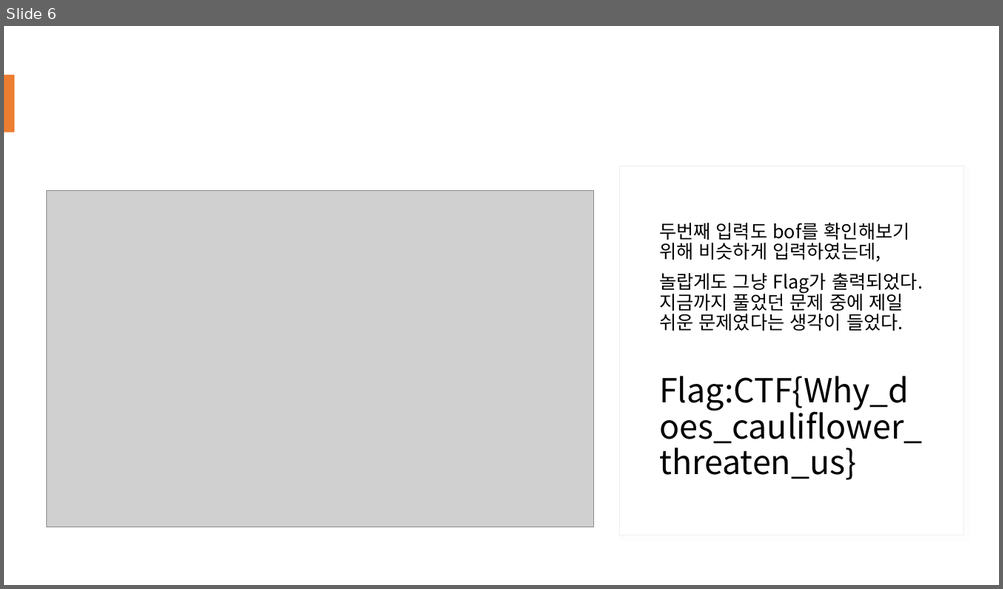
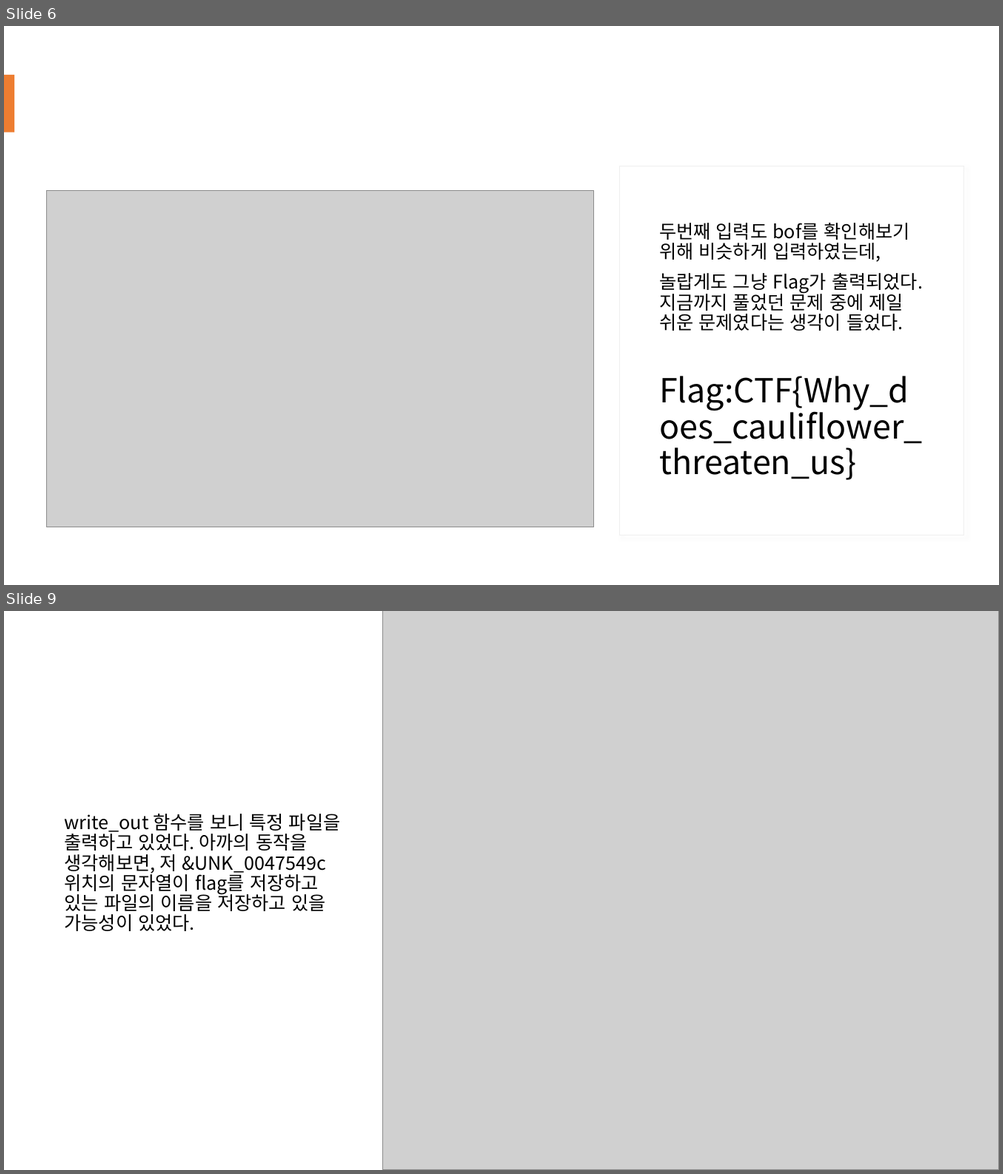
Before and after one commit to WinterMute1000/MyArchive, a slide deck: Google CTF for beginner 2019/Stop GAN.pptx. Shown one above the other, each under a label of ours: slide 6 before the commit, slides 6 and 9 after it; the slides between them are not shown. The pictures are 1003x589 and 1003x1174 pixels, drawn with LibreOffice and Linux fonts; fonts in the diff are those of the drawing; grey boxes stand for pictures. Boxes give left, top, right and bottom in pixels: in the first picture for what was removed or moved away, otherwise in the second. Text is boxed around its words. In the diff, an @@ line names an element or a change of style, - is before the commit and + after.

```diff
--- a/Google CTF for beginner 2019/Stop GAN.pptx
+++ b/Google CTF for beginner 2019/Stop GAN.pptx
@@ slide 9 added at [4, 611, 999, 1170], background #FFFFFF @@
@@ picture added at [382, 611, 999, 1170] @@
@@ text added at [65, 814, 341, 931], 18 pt, text #000000 @@
+write_out 함수를 보니 특정 파일을 출력하고 있었다. 아까의 동작을 생각해보면, 저 &UNK_0047549c 위치의 문자열이 flag를 저장하고 있는 파일의 이름을 저장하고 있을 가능성이 있었다.
```
Also in this commit, not shown: 1 slide changed, 3 other slides added.
